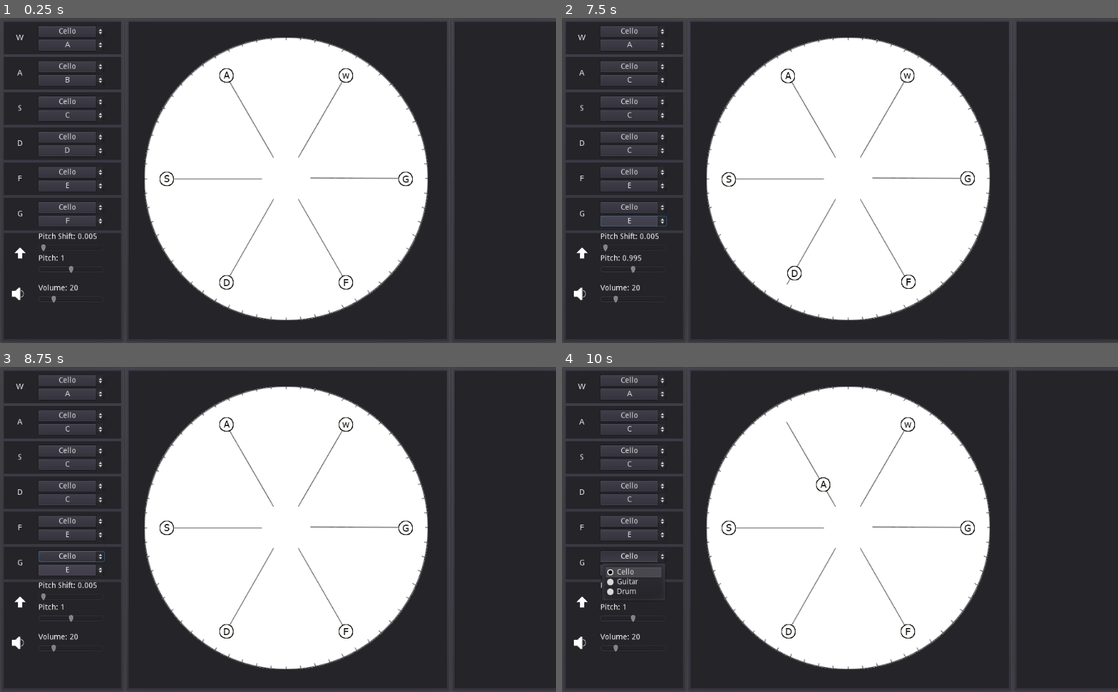
Above: before the commit, frames 1-4 (two rows, left to right).
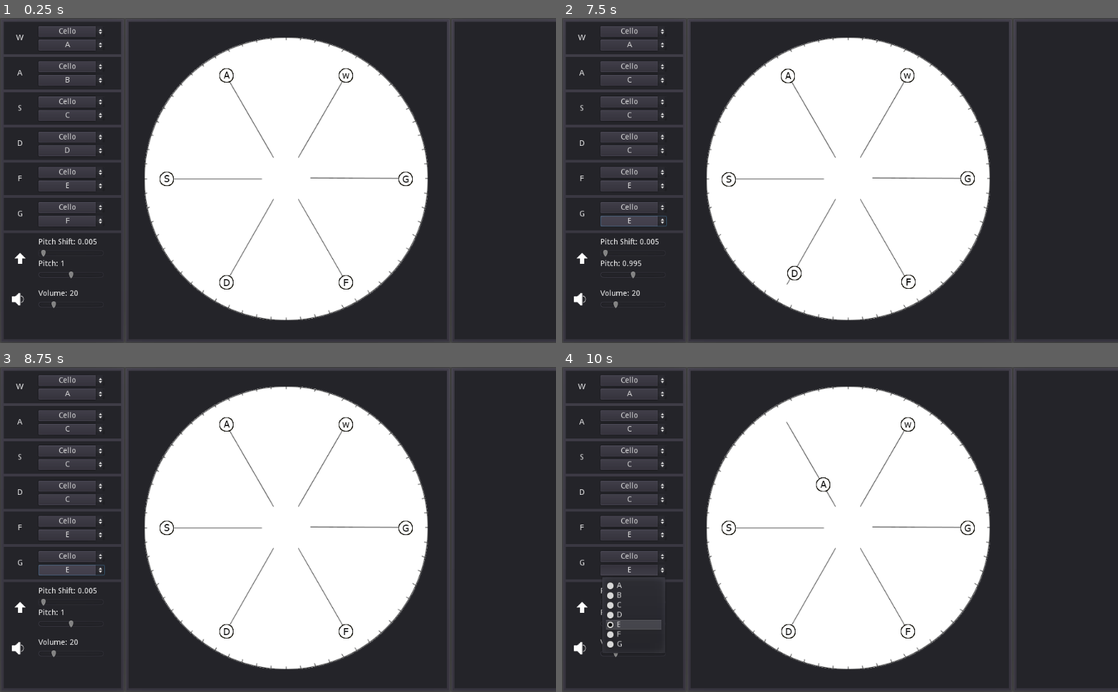
Above: after the commit, the same moments.

Repository: elijahsantiago/meet-your-makey
Game: Godot game, scene res://scene/Main Scene.tscn
The game is run twice, just before and just after one commit, with the same random seed, the same clock (stepped at 60 frames per second) and the same inputs.
Inputs:
- Up to frame 1 (0.25 s): no input
- Up to frame 2 (7.5 s): click "Cello" at 0.5 s; click "A" at 1.25 s; click "B" at 2 s; click "C" at 2.75 s; click "D" at 3.5 s; click "E" at 4.25 s; click "F" at 5 s; tap Enter at 5.75 s; hold D 5.78-6.53 s; tap F at 5.85, 7.35 s; hold Down 6.53-7.28 s; tap G at 6.6 s; tap Space at 7.25 s; hold D from 7.28 s (still down)
- Up to frame 3 (8.75 s): release D at 8.03 s; hold Up from 8.03 s (still down); tap G at 8.1 s
- Up to frame 4 (10 s): tap Enter at 8.75 s; release Up at 8.78 s; hold A from 8.78 s (still down); tap F at 8.85 s; tap G at 9.6 s

The runs differ from the first frame. In frame 1, 0.6% of the frame differs, in the area x 2-18%, y 66-90%; in frame 2, 0.7%; in frame 3, 0.7%; in frame 4, 1.0%, in the area x 2-19%, y 57-90%.

Commit message:
Fix selectable

Diff:
--- a/Godot Synthetic/Project/scene/Main Scene.tscn
+++ b/Godot Synthetic/Project/scene/Main Scene.tscn
@@ -47,7 +47,6 @@
 custom_constants/separation = 5
 
 [node name="W Input Panel" type="Panel" parent="HBoxContainer/Musical Container/VBoxContainer"]
-editor/display_folded = true
 margin_right = 216.0
 margin_bottom = 60.0
 rect_min_size = Vector2( 0, 60 )
@@ -99,6 +98,8 @@
 margin_bottom = 28.0
 grow_horizontal = 0
 grow_vertical = 0
+focus_mode = 1
+enabled_focus_mode = 1
 text = "Cello"
 align = 1
 items = [ "Cello", null, false, -1, null, "Guitar", null, false, -1, null, "Drum", null, false, -1, null ]
@@ -108,13 +109,14 @@
 margin_top = 33.0
 margin_right = 122.0
 margin_bottom = 53.0
+focus_mode = 1
+enabled_focus_mode = 1
 text = "A"
 align = 1
 items = [ "A", null, false, -1, null, "B", null, false, -1, null, "C", null, false, -1, null, "D", null, false, -1, null, "E", null, false, -1, null, "F", null, false, -1, null, "G", null, false, -1, null ]
 selected = 0
 
 [node name="A Input Panel" type="Panel" parent="HBoxContainer/Musical Container/VBoxContainer"]
-editor/display_folded = true
 margin_top = 65.0
 margin_right = 216.0
 margin_bottom = 125.0
@@ -166,6 +168,8 @@
 margin_bottom = 28.0
 grow_horizontal = 0
 grow_vertical = 0
+focus_mode = 1
+enabled_focus_mode = 1
 text = "Cello"
 align = 1
 items = [ "Cello", null, false, -1, null, "Guitar", null, false, -1, null, "Drum", null, false, -1, null ]
@@ -175,13 +179,14 @@
 margin_top = 33.0
 margin_right = 122.0
 margin_bottom = 53.0
+focus_mode = 1
+enabled_focus_mode = 1
 text = "B"
 align = 1
 items = [ "A", null, false, -1, null, "B", null, false, -1, null, "C", null, false, -1, null, "D", null, false, -1, null, "E", null, false, -1, null, "F", null, false, -1, null, "G", null, false, -1, null ]
 selected = 1
 
 [node name="S Input Panel" type="Panel" parent="HBoxContainer/Musical Container/VBoxContainer"]
-editor/display_folded = true
 margin_top = 130.0
 margin_right = 216.0
 margin_bottom = 190.0
@@ -233,6 +238,8 @@
 margin_bottom = 28.0
 grow_horizontal = 0
 grow_vertical = 0
+focus_mode = 1
+enabled_focus_mode = 1
 text = "Cello"
 align = 1
 items = [ "Cello", null, false, -1, null, "Guitar", null, false, -1, null, "Drum", null, false, -1, null ]
@@ -242,13 +249,14 @@
 margin_top = 33.0
 margin_right = 122.0
 margin_bottom = 53.0
+focus_mode = 1
+enabled_focus_mode = 1
 text = "C"
 align = 1
 items = [ "A", null, false, -1, null, "B", null, false, -1, null, "C", null, false, -1, null, "D", null, false, -1, null, "E", null, false, -1, null, "F", null, false, -1, null, "G", null, false, -1, null ]
 selected = 2
 
 [node name="D Input Panel" type="Panel" parent="HBoxContainer/Musical Container/VBoxContainer"]
-editor/display_folded = true
 margin_top = 195.0
 margin_right = 216.0
 margin_bottom = 255.0
@@ -300,6 +308,8 @@
 margin_bottom = 28.0
 grow_horizontal = 0
 grow_vertical = 0
+focus_mode = 1
+enabled_focus_mode = 1
 text = "Cello"
 align = 1
 items = [ "Cello", null, false, -1, null, "Guitar", null, false, -1, null, "Drum", null, false, -1, null ]
@@ -309,13 +319,14 @@
 margin_top = 33.0
 margin_right = 122.0
 margin_bottom = 53.0
+focus_mode = 1
+enabled_focus_mode = 1
 text = "D"
 align = 1
 items = [ "A", null, false, -1, null, "B", null, false, -1, null, "C", null, false, -1, null, "D", null, false, -1, null, "E", null, false, -1, null, "F", null, false, -1, null, "G", null, false, -1, null ]
 selected = 3
 
 [node name="F Input Panel" type="Panel" parent="HBoxContainer/Musical Container/VBoxContainer"]
-editor/display_folded = true
 margin_top = 260.0
 margin_right = 216.0
 margin_bottom = 320.0
@@ -367,6 +378,8 @@
 margin_bottom = 28.0
 grow_horizontal = 0
 grow_vertical = 0
+focus_mode = 1
+enabled_focus_mode = 1
 text = "Cello"
 align = 1
 items = [ "Cello", null, false, -1, null, "Guitar", null, false, -1, null, "Drum", null, false, -1, null ]
@@ -376,13 +389,14 @@
 margin_top = 33.0
 margin_right = 122.0
 margin_bottom = 53.0
+focus_mode = 1
+enabled_focus_mode = 1
 text = "E"
 align = 1
 items = [ "A", null, false, -1, null, "B", null, false, -1, null, "C", null, false, -1, null, "D", null, false, -1, null, "E", null, false, -1, null, "F", null, false, -1, null, "G", null, false, -1, null ]
 selected = 4
 
 [node name="G Input Panel" type="Panel" parent="HBoxContainer/Musical Container/VBoxContainer"]
-editor/display_folded = true
 margin_top = 325.0
 margin_right = 216.0
 margin_bottom = 385.0
@@ -434,6 +448,8 @@
 margin_bottom = 28.0
 grow_horizontal = 0
 grow_vertical = 0
+focus_mode = 1
+enabled_focus_mode = 1
 text = "Cello"
 align = 1
 items = [ "Cello", null, false, -1, null, "Guitar", null, false, -1, null, "Drum", null, false, -1, null ]
@@ -443,6 +459,8 @@
 margin_top = 33.0
 margin_right = 122.0
 margin_bottom = 53.0
+focus_mode = 1
+enabled_focus_mode = 1
 text = "F"
 align = 1
 items = [ "A", null, false, -1, null, "B", null, false, -1, null, "C", null, false, -1, null, "D", null, false, -1, null, "E", null, false, -1, null, "F", null, false, -1, null, "G", null, false, -1, null ]
@@ -455,12 +473,12 @@
 size_flags_vertical = 3
 
 [node name="VBoxContainer" type="VBoxContainer" parent="HBoxContainer/Musical Container/VBoxContainer/Pitch Panel"]
+margin_top = 10.0
 margin_right = 214.0
 margin_bottom = 193.0
 custom_constants/separation = 20
 
 [node name="Pitch Container" type="HBoxContainer" parent="HBoxContainer/Musical Container/VBoxContainer/Pitch Panel/VBoxContainer"]
-editor/display_folded = true
 margin_right = 214.0
 margin_bottom = 75.0
 size_flags_horizontal = 3
